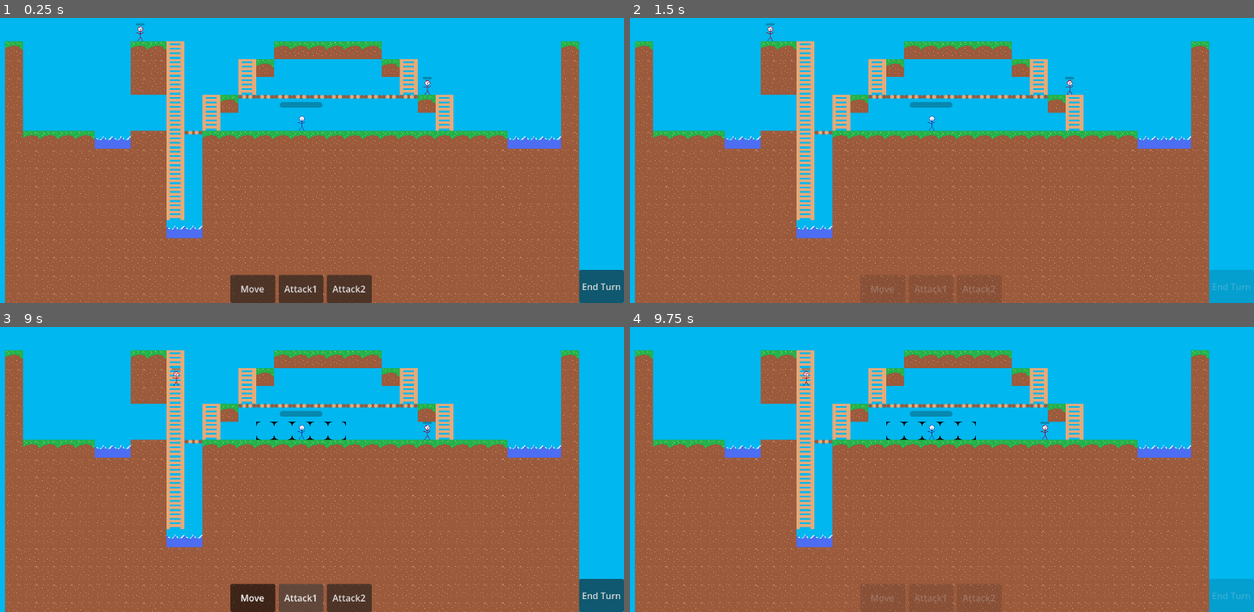
Above: before the commit, frames 1-4 (two rows, left to right).
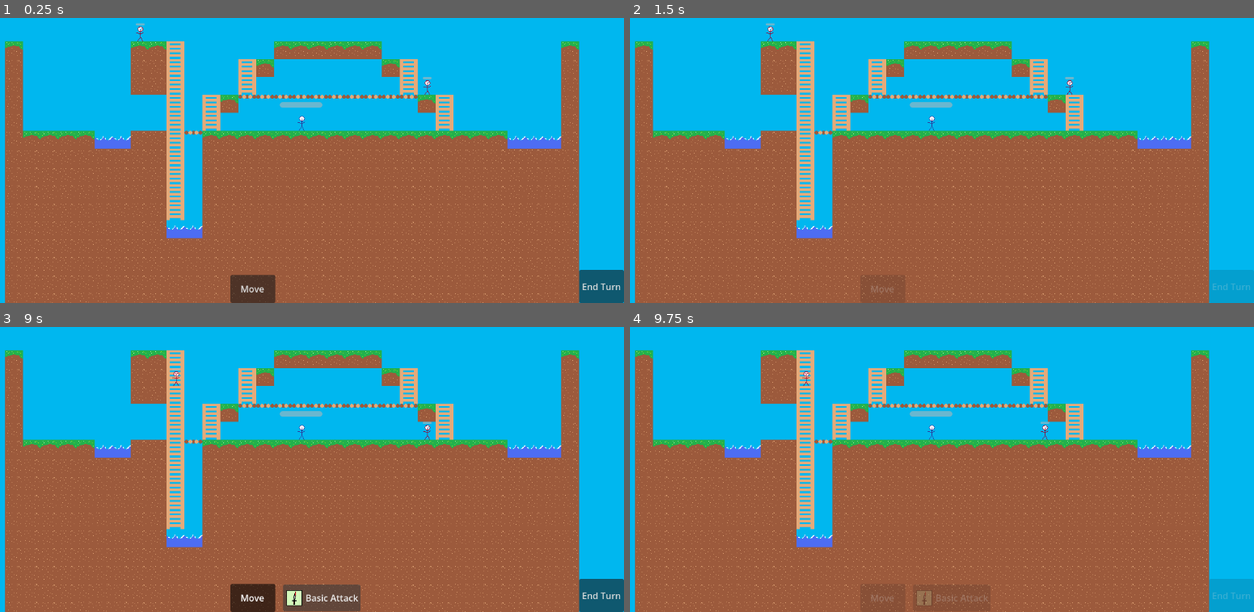
Above: after the commit, the same moments.

Repository: Oz315/Turn_Based_Game
Game: Godot game, scene res://main.tscn
The game is run twice, just before and just after one commit, with the same random seed, the same clock (stepped at 60 frames per second) and the same inputs.
Inputs (mouse positions are in pixels of both pictures, inside the frame that each line leads up to):
- Up to frame 1 (0.25 s): no input
- Up to frame 2 (1.5 s): click (929, 288) at 0.5 s, where only the run before the commit has a clickable "Attack1"; click "End Turn" at 1.25 s
- Up to frame 3 (9 s): click (349, 597) at 2 s, where only the run before the commit has a clickable "Attack2"; click (324, 597) at 2.75 s, where only the run after the commit has a clickable "Basic Attack"; click "Move" at 3.5 s; click "Move" at 4.25 s; click (299, 597) at 5 s, where only the run before the commit has a clickable "Attack1"; click "End Turn" at 5.75 s; click (349, 597) at 6.5 s, where only the run before the commit has a clickable "Attack2"; click (324, 597) at 7.25 s, where only the run after the commit has a clickable "Basic Attack"; click "Move" at 8 s; click (299, 597) at 8.75 s, where only the run before the commit has a clickable "Attack1"
- Up to frame 4 (9.75 s): click "End Turn" at 9.5 s

The runs differ from the first frame. In frame 1, 1.6% of the frame differs, in the area x 21-70%, y 1-100%; in frame 2, 0.2%; in frame 3, 0.9%; in frame 4, 0.4%.

Commit message:
attack enemimes

Diff:
--- a/actions/action_types/melee_action.gd
+++ b/actions/action_types/melee_action.gd
@@ -22,7 +22,7 @@
 	var opponent = level.occupancy[target]
 	if opponent == caller:
 		return false
-	return level.tile_pos(caller).distance_to(target) < range
+	return level.tile_pos(caller).distance_to(target) <= range
 
 func execute(caller: Node2D, target:Vector2i, level: Level):
 	var opponent = level.occupancy.get(target)
--- a/actions/action_types/turn_action.gd
+++ b/actions/action_types/turn_action.gd
@@ -6,6 +6,7 @@
 ## Add helpers to this class if they can be resused across attacks, like walkable_cells()
 
 class_name TurnAction
+
 
 @export var icon: Texture2D = preload("res://actions/icons/no_icon_attack.png")
 @export var name: String = "Unnamed Attack"
--- a/enemies.gd
+++ b/enemies.gd
@@ -23,6 +23,8 @@
 func _ready():
 	health_component.health_changed.connect(_on_health_changed)
 	health_component.health_depleted.connect(_on_health_depleted)
+	health_component.health = health_component.max_health
+	health_bar.value = 100
 
 func _on_health_changed(delta: int):
 	health_bar.value += delta
@@ -70,3 +72,4 @@
 
 	if global_position == target_position:
 		current_id_path.pop_front()
+		SignalBus.any_moved.emit()
--- a/hud.gd
+++ b/hud.gd
@@ -2,11 +2,33 @@
 
 signal end_turn
 
+## Create a button for each action provided, and link it to the players _on_request_action() function
+func display_actions(actions: Array[TurnAction]):
+	for n in $ActionContainer.get_children():
+		$ActionContainer.remove_child(n)
+		n.queue_free()
+
+	for action in actions:
+		var btn = Button.new()
+		btn.icon = action.icon
+		btn.text = action.name
+		btn.pressed.connect(_on_attack_pressed.bind(btn, action))
+		$ActionContainer.add_child(btn)
+
+func _on_attack_pressed(btn: Button, action: TurnAction):
+	var player = get_tree().get_first_node_in_group("player_units")
+	player._on_request_action(action)
+
 #This locking function of ui is because of issues I was having with the player turn starting before enemies finished moving
 func lock_ui(locked):
 	for button in get_children():
-		button.disabled = locked
-		button.modulate.a = 1 if !locked else 0.5
+		if button is Button:
+			button.disabled = locked
+			button.modulate.a = 1 if !locked else 0.5
+	for button in $ActionContainer.get_children():
+		if button is Button:
+			button.disabled = locked
+			button.modulate.a = 1 if !locked else 0.5
 
 func _on_move_pressed():
 	get_tree().call_group("player_units", "_enable_move")
--- a/hud.tscn
+++ b/hud.tscn
@@ -19,32 +19,6 @@
 toggle_mode = true
 text = "Move"
 
-[node name="Attack1" type="Button" parent="." unique_id=760958473]
-anchors_preset = 7
-anchor_left = 0.5
-anchor_top = 1.0
-anchor_right = 0.5
-anchor_bottom = 1.0
-offset_left = -40.0
-offset_top = -50.0
-offset_right = 40.0
-grow_horizontal = 2
-grow_vertical = 0
-text = "Attack1"
-
-[node name="Attack2" type="Button" parent="." unique_id=250128783]
-anchors_preset = -1
-anchor_left = 0.574
-anchor_top = 1.0
-anchor_right = 0.574
-anchor_bottom = 1.0
-offset_left = -39.247986
-offset_top = -50.0
-offset_right = 40.752014
-grow_horizontal = 2
-grow_vertical = 0
-text = "Attack2"
-
 [node name="EndTurn" type="Button" parent="." unique_id=1277784263]
 anchors_preset = 3
 anchor_left = 1.0
@@ -57,5 +31,11 @@
 grow_vertical = 0
 text = "End Turn"
 
+[node name="ActionContainer" type="HBoxContainer" parent="." unique_id=955948513]
+offset_left = 544.0
+offset_top = 599.0
+offset_right = 1019.0
+offset_bottom = 647.0
+
 [connection signal="pressed" from="Move" to="." method="_on_move_pressed"]
 [connection signal="pressed" from="EndTurn" to="." method="_on_end_turn_pressed"]
--- a/player.gd
+++ b/player.gd
@@ -5,8 +5,14 @@
 var current_id_path: Array[Vector2i]
 var has_moved = false
 var is_moving = false
-#I haven't implemented an attack mode yet
+
+
+# Are we waiting on the player to choose a target for the attack?
 var is_attacking = false
+# If so, what attack are we waiting on?
+var current_action: TurnAction = null
+# What targets does the player have to choose from?
+var current_hint: Array[Vector2i] = []
 
 # _emit_action_strike is keyframed in animations to trigger damage in attack scripts
 signal action_strike
@@ -22,6 +28,9 @@
 func _ready():
 	health_component.health_changed.connect(_on_health_changed)
 	health_component.health_depleted.connect(_on_health_depleted)
+	health_component.health = health_component.max_health
+	health_bar.value = 100
+
 
 func _on_health_changed(delta: int):
 	health_bar.value += delta
@@ -48,21 +57,41 @@
 	else:
 		level.move_layer.clear()
 
+func _on_request_action(action: TurnAction):
+	if is_attacking:
+		return
+
+	current_action = action
+
+	current_hint = action.hint(self, level)
+
+	level.show_hint(current_hint, Vector2i(0, 0))
+	is_attacking = true
+
 func _input(event):
 	#This code was taken from the same Youtube Tutorial as the astar grid creation one, with some modifications of course
-	if is_moving == false or event.is_action_pressed("click") == false:
+	if is_moving == false and is_attacking == false or event.is_action_pressed("click") == false:
 		return
-	var id_path = level.astar_grid.get_id_path(
-		level.tile_map.local_to_map(global_position),
-		level.tile_map.local_to_map(get_global_mouse_position())
-	).slice(1)
-	#This limits the player to moving two tiles, if you want to change it make sure you also change the max_range in the
-	#level script show_range func
-	if id_path.is_empty() == false and (id_path.size() > 0 and id_path.size() <= 2):
-		current_id_path = id_path
-		is_moving = false
+
+	if is_moving:
+		var id_path = level.astar_grid.get_id_path(
+			level.tile_map.local_to_map(global_position),
+			level.tile_map.local_to_map(get_global_mouse_position())
+		).slice(1)
+		#This limits the player to moving two tiles, if you want to change it make sure you also change the max_range in the
+		#level script show_range func
+		if id_path.is_empty() == false and (id_path.size() > 0 and id_path.size() <= 2):
+			current_id_path = id_path
+			is_moving = false
+			level.move_layer.clear()
+			has_moved = true
+	if is_attacking:
+		var selected_pos = level.tile_map.local_to_map(get_global_mouse_position())
+		if current_hint.has(selected_pos):
+			current_action.execute(self, selected_pos, level)
+		is_attacking = false
 		level.move_layer.clear()
-		has_moved = true
+		current_hint.clear()
 
 func _physics_process(delta):
 	if current_id_path.is_empty():
@@ -73,4 +102,5 @@
 	global_position = global_position.move_toward(target_position, 2)
 
 	if global_position == target_position:
+		SignalBus.any_moved.emit()
 		current_id_path.pop_front()
--- a/turn_queue.gd
+++ b/turn_queue.gd
@@ -14,9 +14,11 @@
 # now tell the player its their turn
 func player_turn():
 	get_parent().get_node("HUD").lock_ui(false)
+
 	#This is made so if we have multiple characters for the player to control, it likely won't be possible but just in
 	#case its here if we have the time, i think we'd just have to add something to players to like
 	# when character sprite clicked then play or something
 	var all_players = get_tree().get_nodes_in_group("player_units")
 	for player in all_players:
+		get_parent().get_node("HUD").display_actions(player.actions)
 		player.new_turn()
